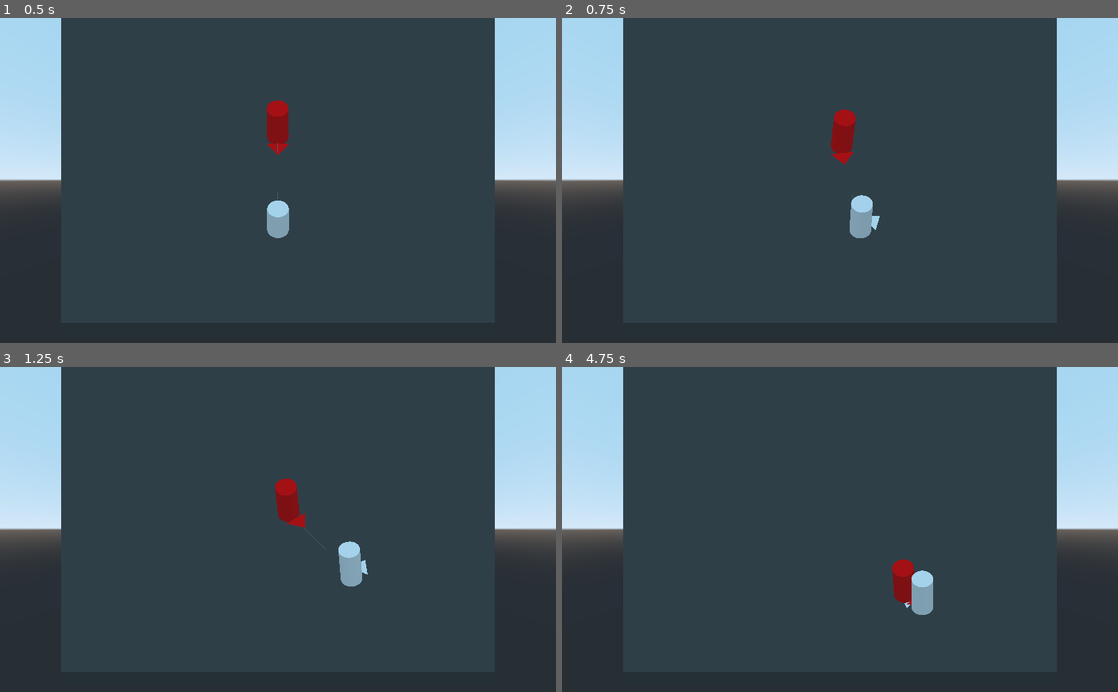
Above: before the commit, frames 1-4 (two rows, left to right).
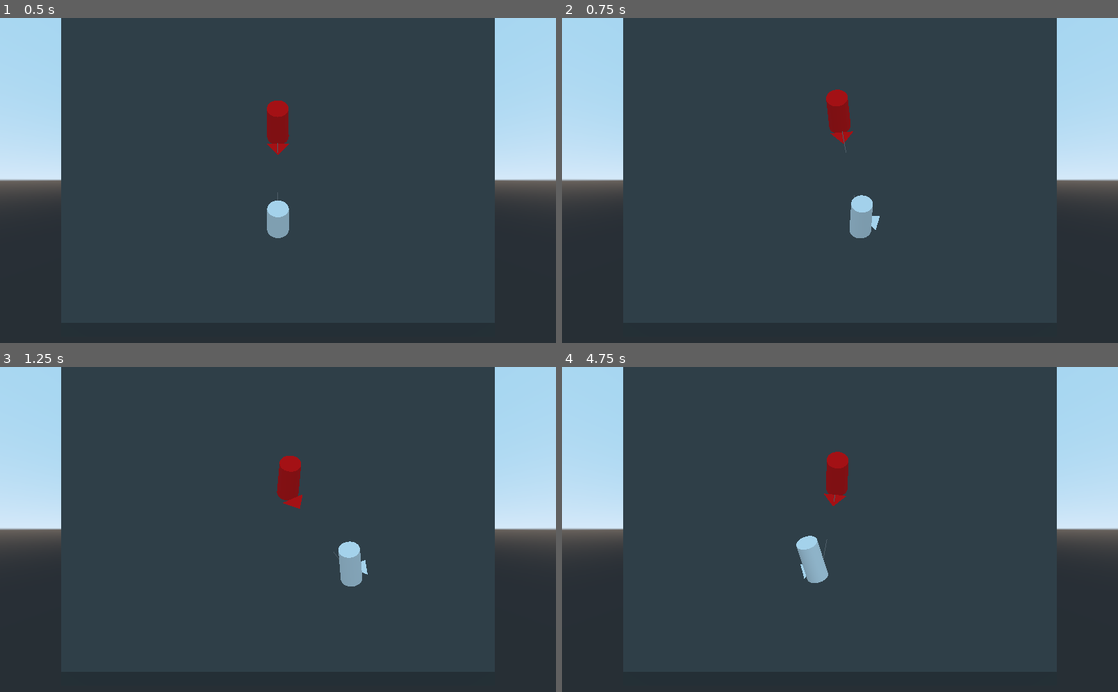
Above: after the commit, the same moments.

Repository: ciromdrs/BaseShooter
Game: Godot game, scene res://tests/Test0.tscn
The game is run twice, just before and just after one commit, with the same random seed, the same clock (stepped at 60 frames per second) and the same inputs.
Inputs (mouse positions are in pixels of both pictures, inside the frame that each line leads up to):
- Up to frame 1 (0.5 s): no input
- Up to frame 2 (0.75 s): tap Enter (reset) at 0.5 s; move the mouse to (962, 164) at 0.52 s; hold D (move_right) from 0.53 s (still down); hold Mouse wheel up (cam_zoom_in) from 0.53 s (still down)
- Up to frame 3 (1.25 s): keep holding D (move_right); keep holding Mouse wheel up (cam_zoom_in)
- Up to frame 4 (4.75 s): move the mouse to (728, 545) at 1.27 s; release D (move_right) at 1.28 s; release Mouse wheel up (cam_zoom_in) at 1.28 s; hold Down (move_down) 1.28-2.03 s; tap Mouse wheel down (cam_zoom_out) at 1.35 s; move the mouse to (895, 458) at 2.02 s; hold D (move_right) 2.03-2.78 s; click (895, 458) at 2.1 s; move the mouse to (812, 594) at 2.77 s; hold W (move_up) 2.78-3.53 s; tap Mouse wheel up (cam_zoom_in) at 2.85 s; move the mouse to (1006, 578) at 3.52 s; hold Mouse wheel down (cam_zoom_out) 3.53-4.28 s; hold A (move_left) from 3.53 s (still down); tap Enter (reset) at 4.15 s; move the mouse to (673, 480) at 4.27 s; click (673, 480) at 4.35 s

Frame 1 is identical in both runs. In frame 2, 0.8% of the frame differs, in the area x 47-53%, y 22-56%; in frame 3, 0.8%; in frame 4, 2.1%, in the area x 42-67%, y 26-77%.

Commit message:
Add scene reset action for debugging

Diff:
--- a/controllers/KeyboardController.gd
+++ b/controllers/KeyboardController.gd
@@ -58,6 +58,9 @@
 	if Input.is_action_just_pressed("toggle_fullscreen"):
 		OS.window_fullscreen = not OS.window_fullscreen
 
+	if OS.is_debug_build() and Input.is_action_just_pressed("reset"):
+		get_tree().reload_current_scene()
+
 
 
 func _just_released_any_move_action() -> bool:
